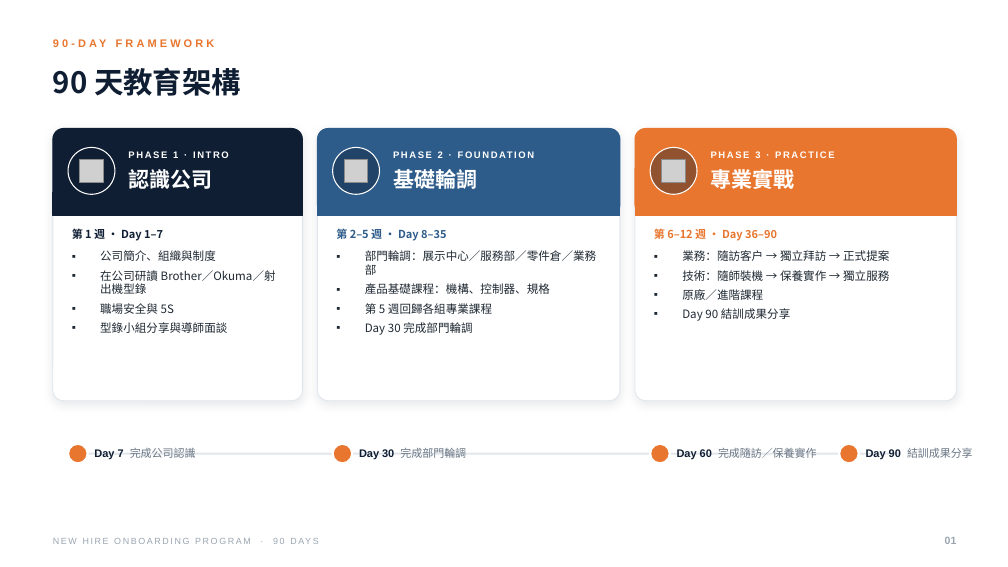
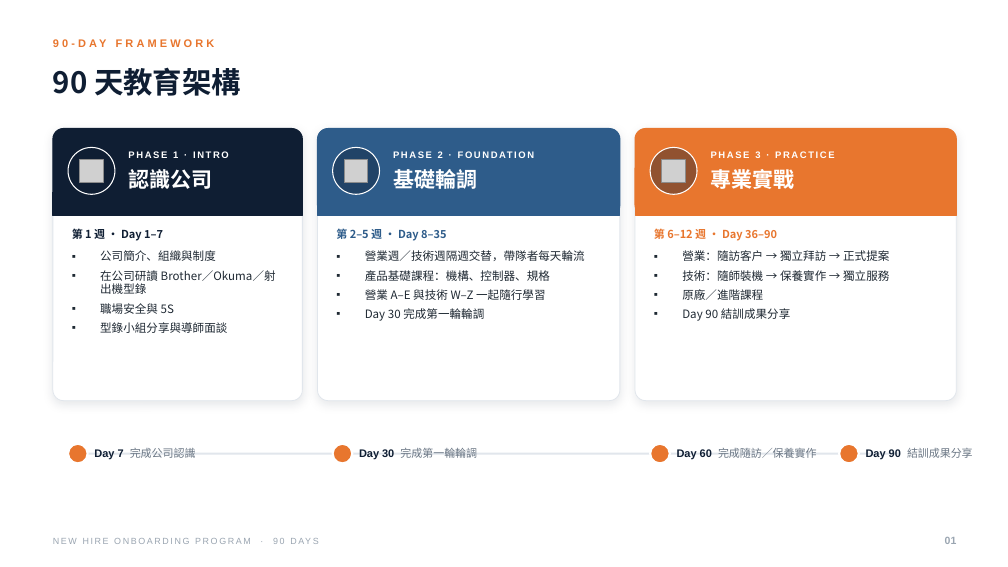
Before and after one commit to KiyotaJesse/apex-public-data, a slide deck: slide 2 of 新人90天教育訓練計畫.pptx. Drawn at 1008x567 pixels with LibreOffice and Linux fonts; fonts in the diff are those of the drawing; grey boxes stand for pictures. Boxes give left, top, right and bottom in pixels: in the first picture for what was removed or moved away, otherwise in the second. Text is boxed around its words. In the diff, an @@ line names an element or a change of style, - is before the commit and + after.

```diff
--- a/新人90天教育訓練計畫.pptx
+++ b/新人90天教育訓練計畫.pptx
@@ text at (365,250,585,261): text changed @@
-▪ 部門輪調：展示中心／服務部／零件倉／業務部
+▪ 營業週／技術週隔週交替，帶隊者每天輪流
@@ text at (682,250,889,261): text changed @@
-▪ 業務：隨訪客戶 → 獨立拜訪 → 正式提案
+▪ 營業：隨訪客戶 → 獨立拜訪 → 正式提案
@@ text at (365,289,545,321): text changed @@
-▪ 第 5 週回歸各組專業課程
-▪ Day 30 完成部門輪調
+▪ 營業 A–E 與技術 W–Z 一起隨行學習
+▪ Day 30 完成第一輪輪調
@@ text at (359,448,477,460): text changed @@
-Day 30 完成部門輪調
+Day 30 完成第一輪輪調
```
Also in this commit, not shown: 4 other slides changed, 2 slides added, 2 slides removed.
